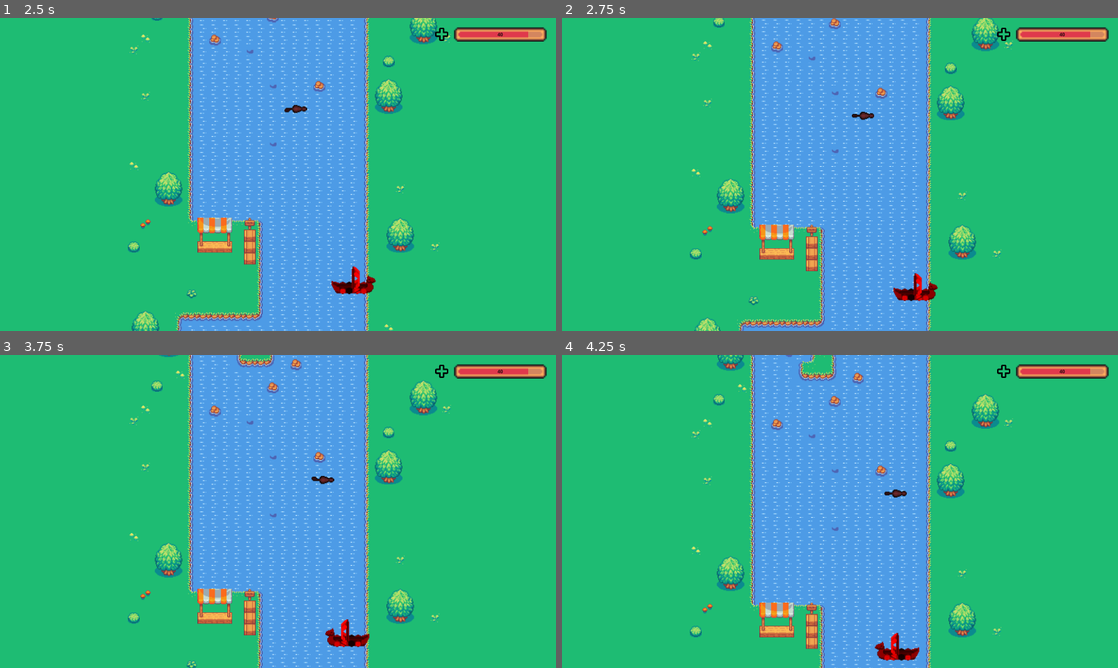
Above: before the commit, frames 1-4 (two rows, left to right).
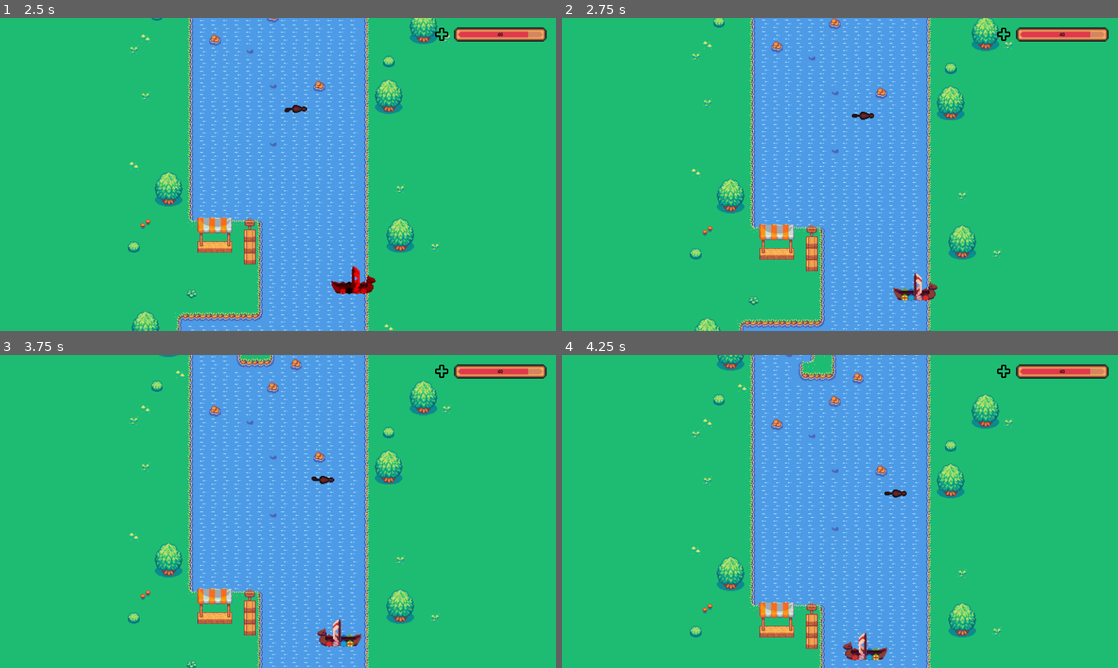
Above: after the commit, the same moments.

Repository: leonblum1208/nl_game_jam_3
Game: Godot game, scene res://scenes/ui/MainMenu.tscn
The game is run twice, just before and just after one commit, with the same random seed, the same clock (stepped at 60 frames per second) and the same inputs.
Inputs (mouse positions are in pixels of both pictures, inside the frame that each line leads up to):
- Up to frame 1 (2.5 s): tap Space (ui_select) at 0.5, 0.77, 1.52 s; move the mouse to (400, 158) at 0.52 s; hold Right (ui_right) 0.53-1.28 s; click (400, 158) at 0.67 s; move the mouse to (166, 190) at 1.27 s; hold Down (ui_down) 1.28-2.03 s; move the mouse to (333, 105) at 2.02 s; hold Right (ui_right) from 2.03 s (still down)
- Up to frame 2 (2.75 s): keep holding Right (ui_right)
- Up to frame 3 (3.75 s): move the mouse to (250, 574) at 2.77 s; release Right (ui_right) at 2.78 s; hold Up (ui_up) 2.78-3.53 s; click (250, 574) at 2.92 s; tap Space (ui_select) at 3.02 s; move the mouse to (444, 558) at 3.52 s; hold Left (ui_left) from 3.53 s (still down)
- Up to frame 4 (4.25 s): keep holding Left (ui_left); tap Space (ui_select) at 3.77 s

Frame 1 is identical in both runs. In frame 2, 0.3% of the frame differs, in the area x 59-68%, y 81-91%; in frame 3, 0.5%; in frame 4, 0.7%, in the area x 50-65%, y 88-98%.

Commit message:
change ship back to normal

Diff:
--- a/scenes/characters/ship.gd
+++ b/scenes/characters/ship.gd
@@ -74,7 +74,7 @@
 		GameState.health -= damage
 		is_damage_immune = true
 		sprite.modulate = Color(1, 0, 0)
-		await get_tree().create_timer(400).timeout
+		await get_tree().create_timer(0.4).timeout
 		sprite.modulate = Color(1, 1, 1, 1)
 		await get_tree().create_timer(0.4).timeout
 		sprite.modulate = Color(1, 0, 0)
